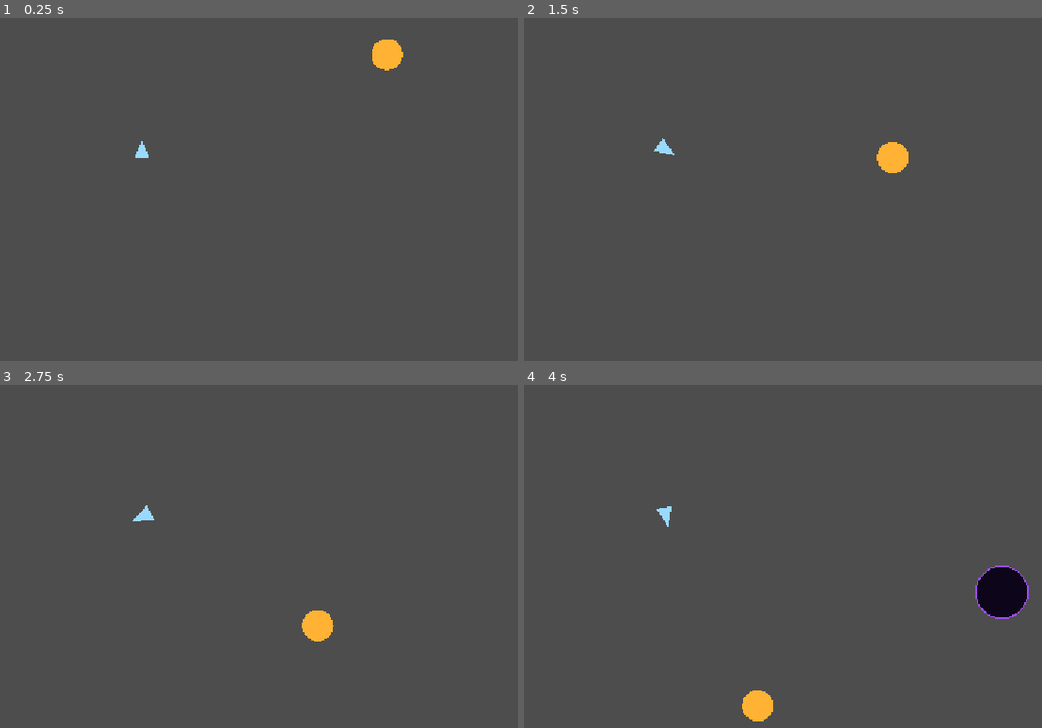
Above: before the commit, frames 1-4 (two rows, left to right).
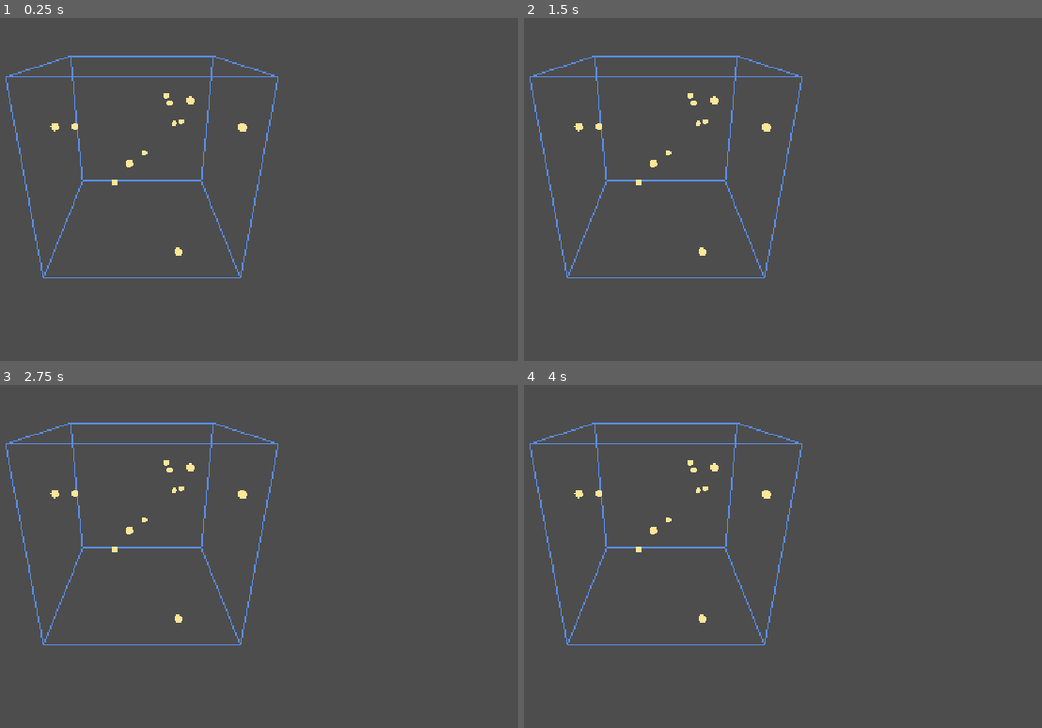
Above: after the commit, the same moments.

Repository: RJRandell79/gravity
Game: Godot game, scene res://star_map.tscn
The game is run twice, just before and just after one commit, with the same random seed, the same clock (stepped at 60 frames per second) and the same inputs. Before the commit the project starts from res://main.tscn.
Inputs (mouse positions are in pixels of both pictures, inside the frame that each line leads up to):
- Up to frame 1 (0.25 s): no input
- Up to frame 2 (1.5 s): tap Enter (ui_accept) at 0.5 s; move the mouse to (829, 127) at 0.52 s; hold Right (ui_right) 0.53-1.25 s; hold Enter (ui_accept) 0.53-1.25 s; click (829, 127) at 0.67 s; drag from (outside the picture) to (627, 234) at 1.27 s
- Up to frame 3 (2.75 s): move the mouse to (217, 422) at 2.02 s; hold Right (ui_right) from 2.03 s (still down); hold Enter (ui_accept) from 2.03 s (still down)
- Up to frame 4 (4 s): release Right (ui_right) at 2.75 s; release Enter (ui_accept) at 2.75 s; drag from (627, 601) to (outside the picture) at 2.77 s; move the mouse to (891, 580) at 3.52 s; hold Left (ui_left) from 3.53 s (still down); hold Enter (ui_accept) from 3.53 s (still down)

The runs differ from the first frame. In frame 1, 2.0% of the frame differs, in the area x 1-78%, y 6-76%; in frame 2, 2.0%; in frame 3, 2.0%; in frame 4, 3.3%, in the area x 1-98%, y 10-99%.

Commit message:
Star map selection triggers travel (#7)
Wires the star map to the flight scene:
- NavState (new autoload) carries a pending spawn position across the
  scene swap -- change_scene_to_file() throws away the outgoing scene
  entirely, so this is the only thing that survives it
- star_map.gd: confirming a selection (ui_accept, default Enter/Space)
  maps the selected star's local x/y to a flight-scene position,
  hands it to NavState, and switches to main.tscn
- main.gd (new, attached to main.tscn's root): on _ready, if NavState
  has a pending spawn it moves the Ship there; ui_cancel (default
  Escape) switches back to star_map.tscn
- project.godot: run/main_scene is now star_map.tscn (the player
  starts at the map and flies from a chosen star, rather than the
  reverse), with NavState registered as an autoload

Verified against the issue's "done when" list via a headless run
(temporary test script, not committed): selecting a star and
confirming switched current_scene to the flight scene, the ship's
spawn position exactly matched the value computed from the selected
star (confirmed by both scenes printing the identical coordinates),
and triggering ui_cancel in the flight scene switched current_scene
back to the star map. Also re-confirmed the project still exports
cleanly to Web.

This closes out the Foundation milestone (#1, #3-#7).

Closes #7

Co-Authored-By: Claude Sonnet 5 <noreply@anthropic.com>

Diff:
--- /dev/null
+++ b/main.gd
@@ -0,0 +1,17 @@
+extends Node2D
+
+## Flight scene controller. Consumes a pending spawn position handed off
+## by the star map (if any) and provides the way back to it.
+
+const STAR_MAP_SCENE := "res://star_map.tscn"
+
+@onready var ship: CharacterBody2D = $Ship
+
+func _ready() -> void:
+	if NavState.has_pending_spawn:
+		ship.global_position = NavState.consume_pending_spawn()
+		print("main: ship spawned at %s (from star map)" % [ship.global_position])
+
+func _unhandled_input(event: InputEvent) -> void:
+	if event.is_action_pressed("ui_cancel"):
+		get_tree().change_scene_to_file(STAR_MAP_SCENE)
--- a/main.tscn
+++ b/main.tscn
@@ -1,10 +1,12 @@
-[gd_scene load_steps=4 format=3 uid="uid://b1aping57fd8k"]
+[gd_scene load_steps=5 format=3 uid="uid://b1aping57fd8k"]
 
 [ext_resource type="PackedScene" path="res://ship.tscn" id="1"]
 [ext_resource type="PackedScene" path="res://gravity_source.tscn" id="2"]
 [ext_resource type="PackedScene" path="res://black_hole.tscn" id="3"]
+[ext_resource type="Script" path="res://main.gd" id="4"]
 
 [node name="Node2D" type="Node2D"]
+script = ExtResource("4")
 
 [node name="GravitySource" parent="." instance=ExtResource("2")]
 position = Vector2(576, 324)
--- /dev/null
+++ b/nav_state.gd
@@ -0,0 +1,16 @@
+extends Node
+
+## Carries the chosen destination across the star-map -> flight scene swap.
+## change_scene_to_file() throws away the outgoing scene entirely, so an
+## autoload is the only thing that survives the transition.
+
+var pending_spawn_position: Vector2 = Vector2.ZERO
+var has_pending_spawn: bool = false
+
+func set_pending_spawn(spawn_position: Vector2) -> void:
+	pending_spawn_position = spawn_position
+	has_pending_spawn = true
+
+func consume_pending_spawn() -> Vector2:
+	has_pending_spawn = false
+	return pending_spawn_position
--- a/project.godot
+++ b/project.godot
@@ -11,13 +11,14 @@
 [application]
 
 config/name="Gravity"
-run/main_scene="uid://b1aping57fd8k"
+run/main_scene="res://star_map.tscn"
 config/features=PackedStringArray("4.7", "Forward Plus")
 config/icon="res://icon.svg"
 
 [autoload]
 
 TimeSystem="*res://time_system.gd"
+NavState="*res://nav_state.gd"
 
 [display]
 
--- a/star_map.gd
+++ b/star_map.gd
@@ -1,8 +1,9 @@
 extends Node3D
 
 ## Navigable 3D cube star map: placeholder star points inside a wireframe
-## cube, orbit/zoom camera, and click-to-select. Map screen only -- no
-## connection to flight yet (see #7).
+## cube, orbit/zoom camera, and click-to-select. Confirming a selection
+## (ui_accept) hands the destination to NavState and switches to the
+## flight scene.
 
 const CUBE_SIZE := 6.0
 const STAR_COUNT := 12
@@ -12,6 +13,10 @@
 const ZOOM_MAX := 20.0
 const ORBIT_SPEED := 0.01
 const ZOOM_STEP := 1.0
+
+const FLIGHT_SCENE := "res://main.tscn"
+const FLIGHT_SPAWN_SCALE := 60.0
+const FLIGHT_SPAWN_OFFSET := Vector2(576, 324)
 
 @onready var camera_rig: Node3D = $CameraRig
 @onready var camera: Camera3D = $CameraRig/Camera3D
@@ -132,6 +137,16 @@
 		# trackpad pinch (macOS): >1.0 = spreading fingers = zoom in
 		var mag := event as InputEventMagnifyGesture
 		_zoom_by(-(mag.factor - 1.0) * ZOOM_STEP * 5.0)
+	elif event.is_action_pressed("ui_accept"):
+		_confirm_travel()
+
+func _confirm_travel() -> void:
+	if selected_star == null:
+		return
+	var spawn := Vector2(selected_star.position.x, selected_star.position.y) * FLIGHT_SPAWN_SCALE + FLIGHT_SPAWN_OFFSET
+	NavState.set_pending_spawn(spawn)
+	print("star map: confirmed travel to %s -- flight spawn %s" % [selected_star.name, spawn])
+	get_tree().change_scene_to_file(FLIGHT_SCENE)
 
 func _update_camera() -> void:
 	camera_rig.rotation = Vector3(pitch, yaw, 0.0)
Not shown, added: main.gd.uid
Not shown, added: nav_state.gd.uid
